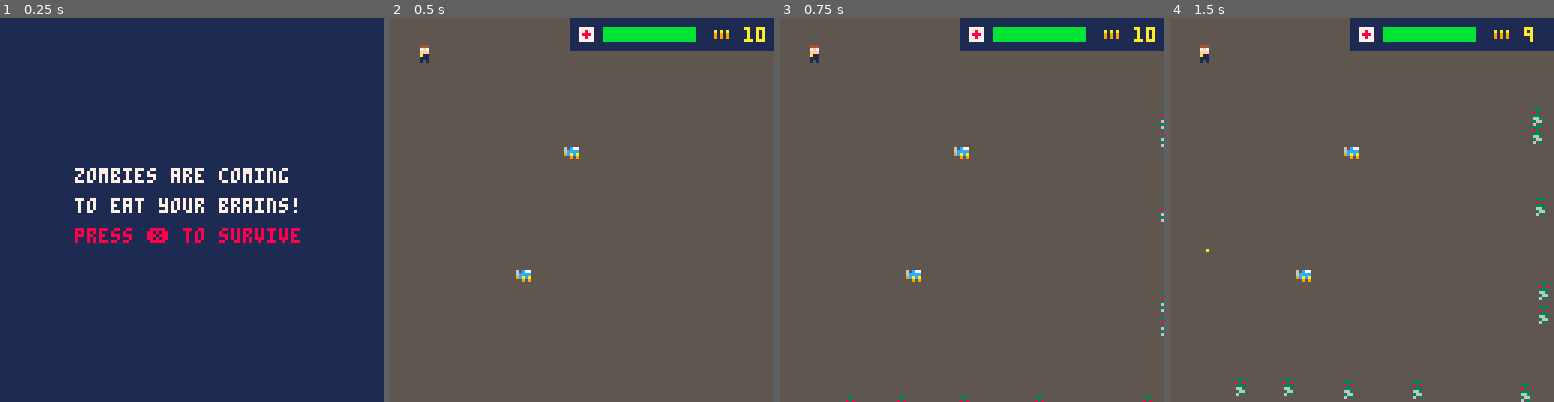
Above: before the commit, frames 1-4 (left to right).
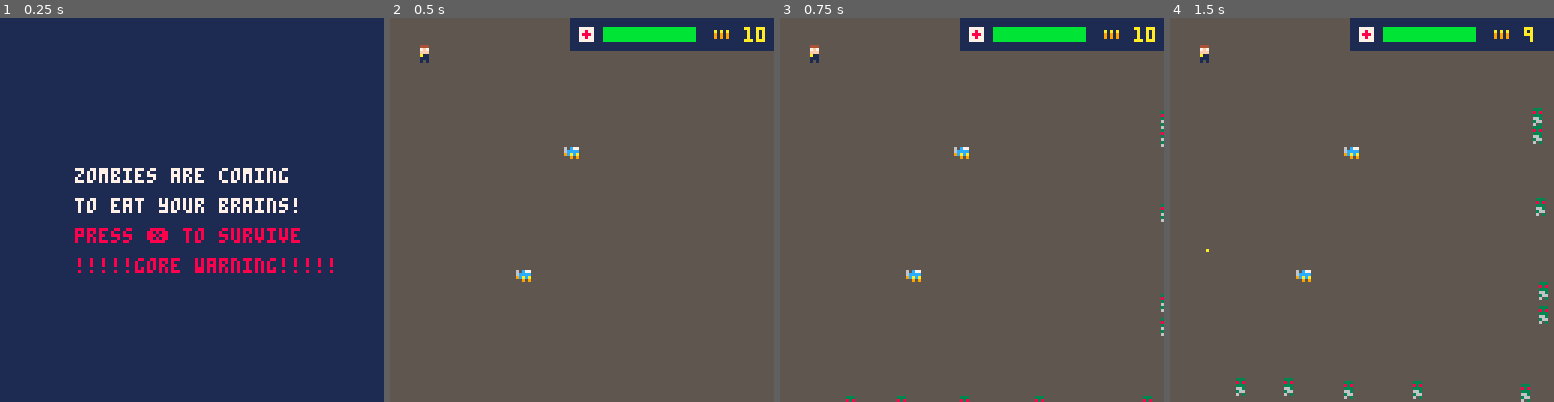
Above: after the commit, the same moments.

Repository: joniramo/pico-8-zombie-game
Game: PICO-8 cartridge zombiegame.p8
Same seed, same stepped clock (60 frames per second), same inputs: the game is played once before the commit and once after it.
Inputs:
- Up to frame 1 (0.25 s): no input
- Up to frame 2 (0.5 s): tap X (X key) at 0.33 s
- Up to frame 3 (0.75 s): no input
- Up to frame 4 (1.5 s): tap X (X key) at 1.07 s

The runs differ from the first frame. In frame 1, 0.9% of the frame differs, in the area x 20-87%, y 62-67%; in frame 2, nothing differs; in frame 3, nothing differs; in frame 4, nothing differs.

Commit message:
created alternate death sprites and walking sprites

Diff:
--- a/zombiegame.p8
+++ b/zombiegame.p8
@@ -40,6 +40,7 @@
   print("zombies are coming",25,50,7)
   print("to eat your brains!",25,60,7)
   print("press ❎ to survive",25,70,8)
+  print("!!!!!gore warning!!!!!",25,80,8)
  elseif state=="game" then
   cls(5)
   map()
@@ -524,8 +526,138 @@
 
 
 
+…(130 lines of a section not shown)…
 __gff__
-0808080801010101010101010101010000000000000000000000000000000000000000000000000000000000000000000000000000000000000000000000000000000000000000000000000000000000000000000000000000000000000000000000000000000000000000000000000000000000000000000000000000000000
+0808080801010101010101010101010100000000000808080808080808000000000001010000000000000000000000000000000000000000000000000000000000000000000000000000000000000000000000000000000000000000000000000000000000000000000000000000000000000000000000000000000000000000
 0000000000000000000000000000000000000000000000000000000000000000000000000000000000000000000000000000000000000000000000000000000000000000000000000000000000000000000000000000000000000000000000000000000000000000000000000000000000000000000000000000000000000000
 
 
Not shown, changed: 151 lines of the sprite sheet (__gfx__) section of zombiegame.p8
Not shown, changed: the thumbnail (__label__) section of zombiegame.p8
Not shown, changed: the sound effects (__sfx__) section of zombiegame.p8
